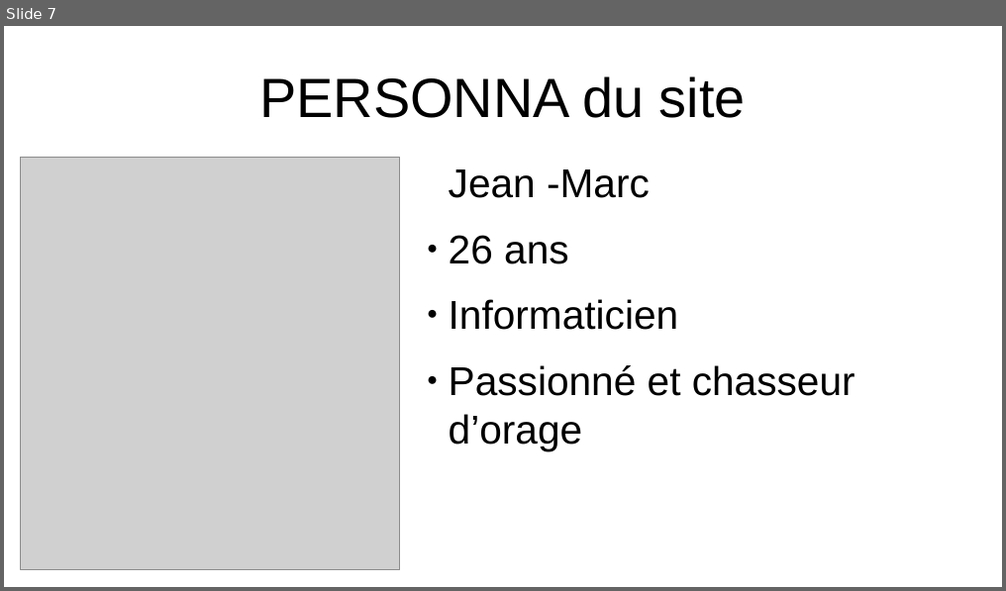
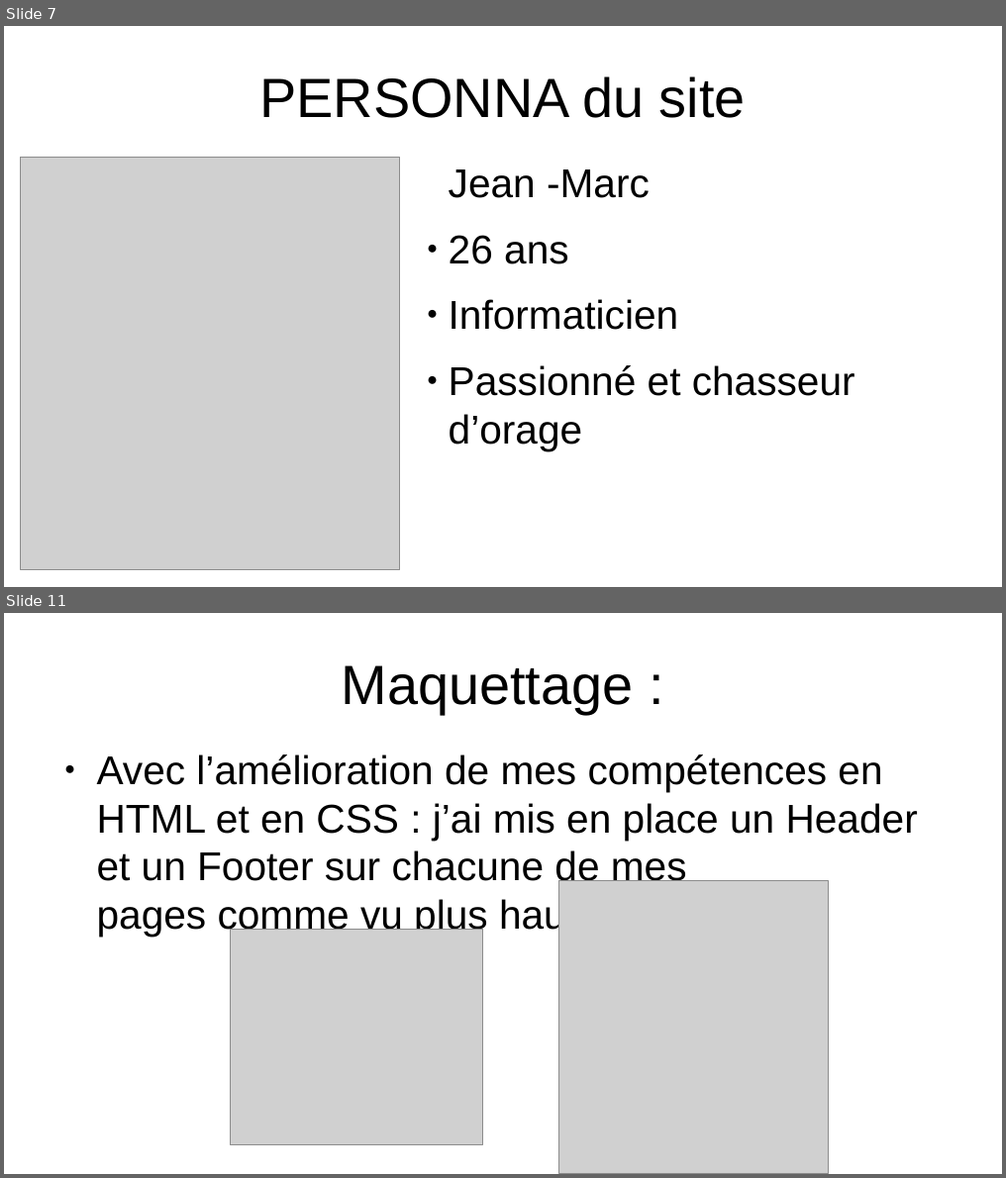
Before and after one commit to Max50603/PROJET--FINAL, a slide deck: PROJET/PROJET FINALE POWERPOINT.odp. Shown one above the other, each under a label of ours: slide 7 before the commit, slides 7 and 11 after it; the slides between them are not shown. The pictures are 1006x591 and 1006x1178 pixels, drawn with LibreOffice and Linux fonts; fonts in the diff are those of the drawing; grey boxes stand for pictures. Boxes give left, top, right and bottom in pixels: in the first picture for what was removed or moved away, otherwise in the second. Text is boxed around its words. In the diff, an @@ line names an element or a change of style, - is before the commit and + after.

```diff
--- a/PROJET/PROJET FINALE POWERPOINT.odp
+++ b/PROJET/PROJET FINALE POWERPOINT.odp
@@ slide 11 added at (4, 613, 1002, 1174), background #FFFFFF @@
@@ title added at (342, 665, 634, 714), 44 pt, text #000000 @@
+Maquettage :
@@ text added at (97, 755, 918, 937), 32 pt, text #000000 @@
+● Avec l’amélioration de mes compétences en HTML et en CSS : j’ai mis en place un Header et un Footer sur chacune de mes pages comme vu plus haut :
@@ picture added at (559, 881, 828, 1174) @@
@@ picture added at (231, 930, 482, 1147) @@
```
Also in this commit, not shown: 3 slides changed, 2 other slides added, 3 slides removed, 10 other files.
